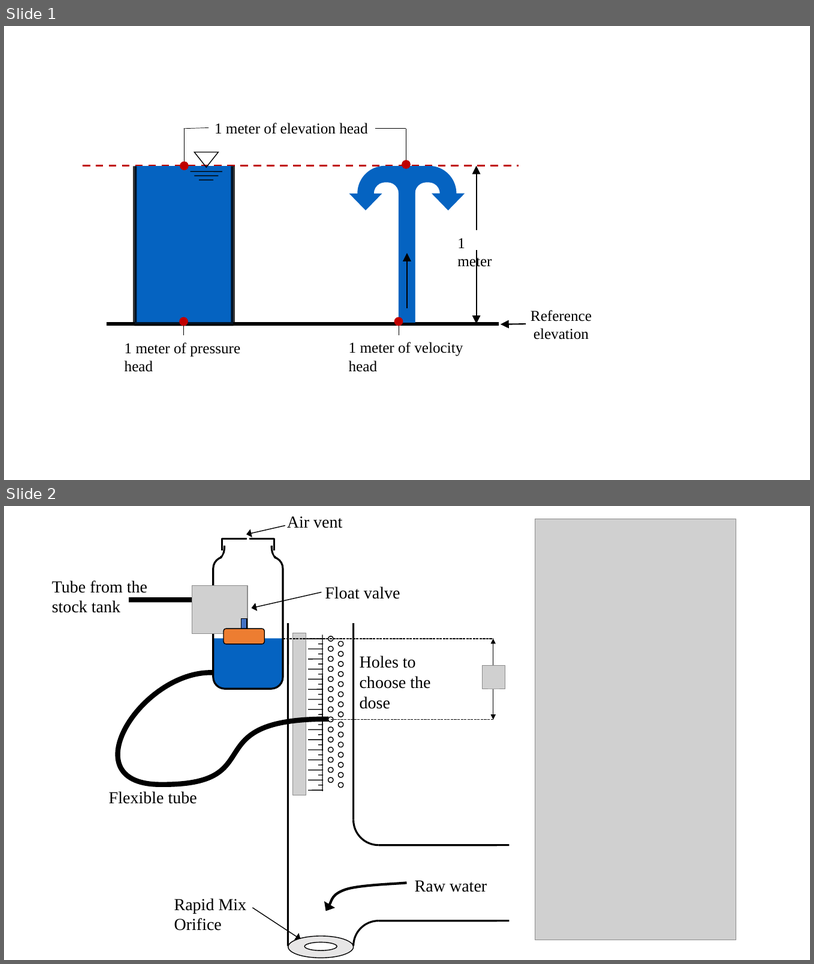
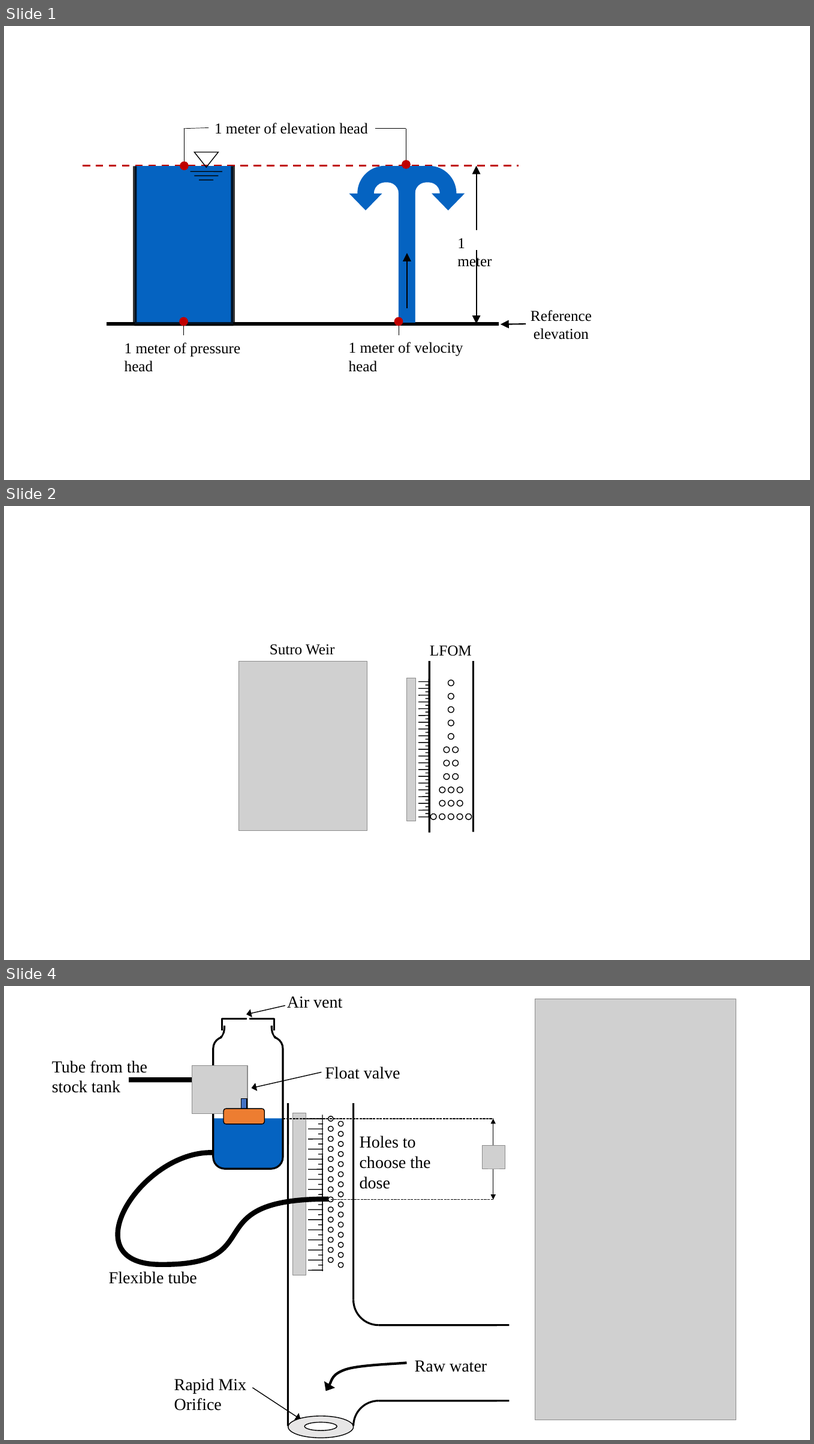
Before and after one commit to AguaClara/SWOT, a slide deck: Summary Sheets/Diagrams.pptx. Shown one above the other, each under a label of ours: slides 1 and 2 before the commit, slides 1, 2 and 4 after it; the slides between them are not shown. The pictures are 814x964 and 814x1444 pixels, drawn with LibreOffice and Linux fonts; fonts in the diff are those of the drawing; grey boxes stand for pictures. Boxes give left, top, right and bottom in pixels: in the first picture for what was removed or moved away, otherwise in the second. Text is boxed around its words. In the diff, an @@ line names an element or a change of style, - is before the commit and + after.

```diff
--- a/Summary Sheets/Diagrams.pptx
+++ b/Summary Sheets/Diagrams.pptx
@@ slide 2 added at (4,506,810,960), background #FFFFFF @@
@@ group added at (239,644,473,832): 45 lines, 22 ellipses, 2 pictures, 2 texts @@
+Sutro Weir
+LFOM
@@ what was slide 2 is now slide 4 @@
```
Also in this commit, not shown: 1 other slide added, 4 other files.
